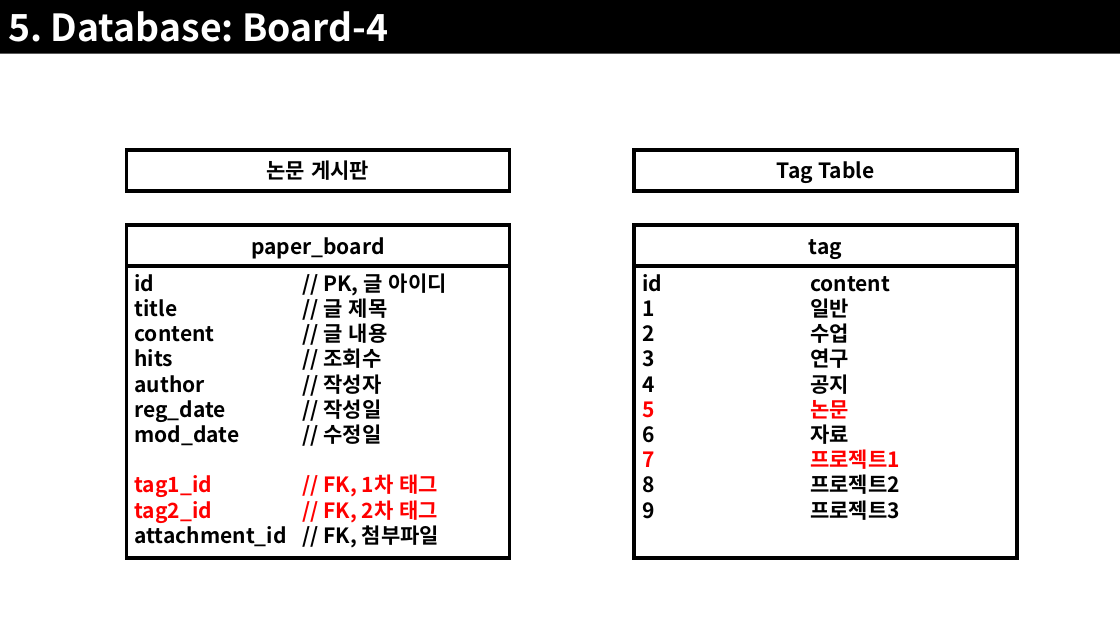
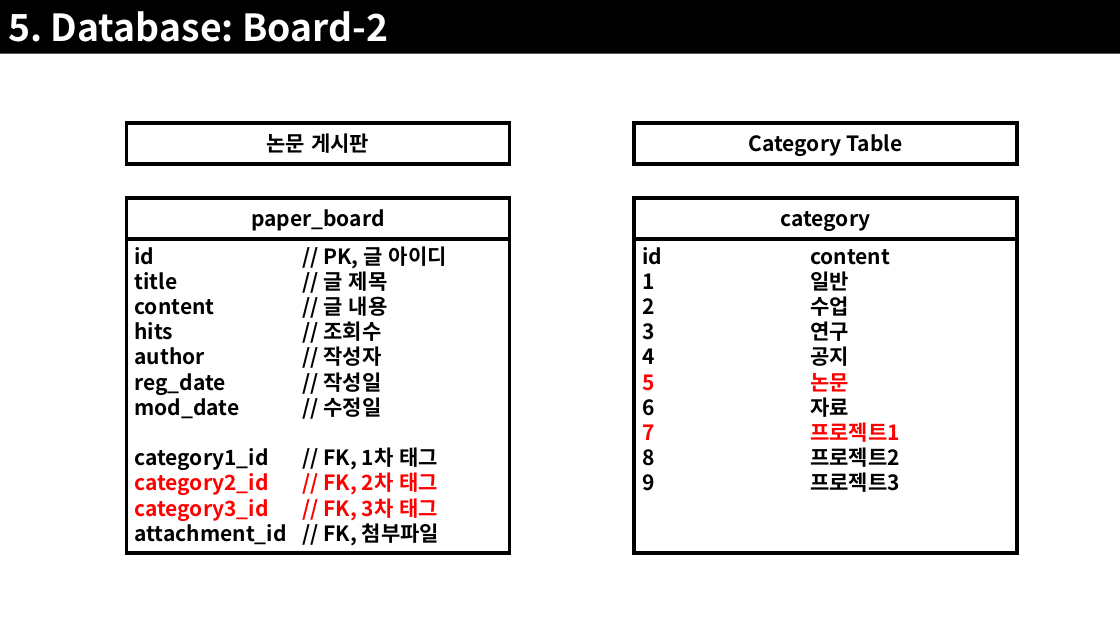
Before and after one commit to JoSihun/CGVR_Lab, a slide deck: slide 33 of documents/01_프로젝트_개발계획.pptx (slide 32 before the commit). Drawn at 1120x630 pixels with LibreOffice and Linux fonts; fonts in the diff are those of the drawing. Boxes give left, top, right and bottom in pixels: in the first picture for what was removed or moved away, otherwise in the second. Text is boxed around its words. In the diff, an @@ line names an element or a change of style, - is before the commit and + after.

```diff
--- a/documents/01_프로젝트_개발계획.pptx
+++ b/documents/01_프로젝트_개발계획.pptx
@@ text in rectangle at [8, 11, 388, 42]: text changed @@
-5. Database: Board-4
+5. Database: Board-2
@@ 3 rectangles: place and size @@
-3 rectangles at [126, 150, 1017, 266]
+3 rectangles at [126, 123, 1017, 239]
@@ text in rectangle at [749, 134, 902, 156]: text changed @@
-Tag Table
+Category Table
@@ rectangle added at [634, 198, 1017, 239], outline #000000 3 pt, 18 pt, text #000000, bold @@
+category
@@ rectangle "id // PK, 글 아이디": place and size @@
-rectangle "id // PK, 글 아이디" at [126, 266, 509, 558]
+rectangle "id // PK, 글 아이디" at [126, 239, 509, 554]
@@ rectangle "id content": place and size @@
-rectangle "id content" at [634, 266, 1017, 558]
+rectangle "id content" at [634, 239, 1017, 554]
@@ rectangle removed at [634, 225, 1017, 266] @@
-tag
@@ text in rectangle at [135, 447, 438, 520]: text changed @@
-tag1_id // FK, 1차 태그
-tag2_id // FK, 2차 태그
+category1_id // FK, 1차 태그
+category2_id // FK, 2차 태그
+category3_id // FK, 3차 태그
```
Also in this commit, not shown: 7 other slides changed, 4 slides added, 1 slide removed, 5 other files.
